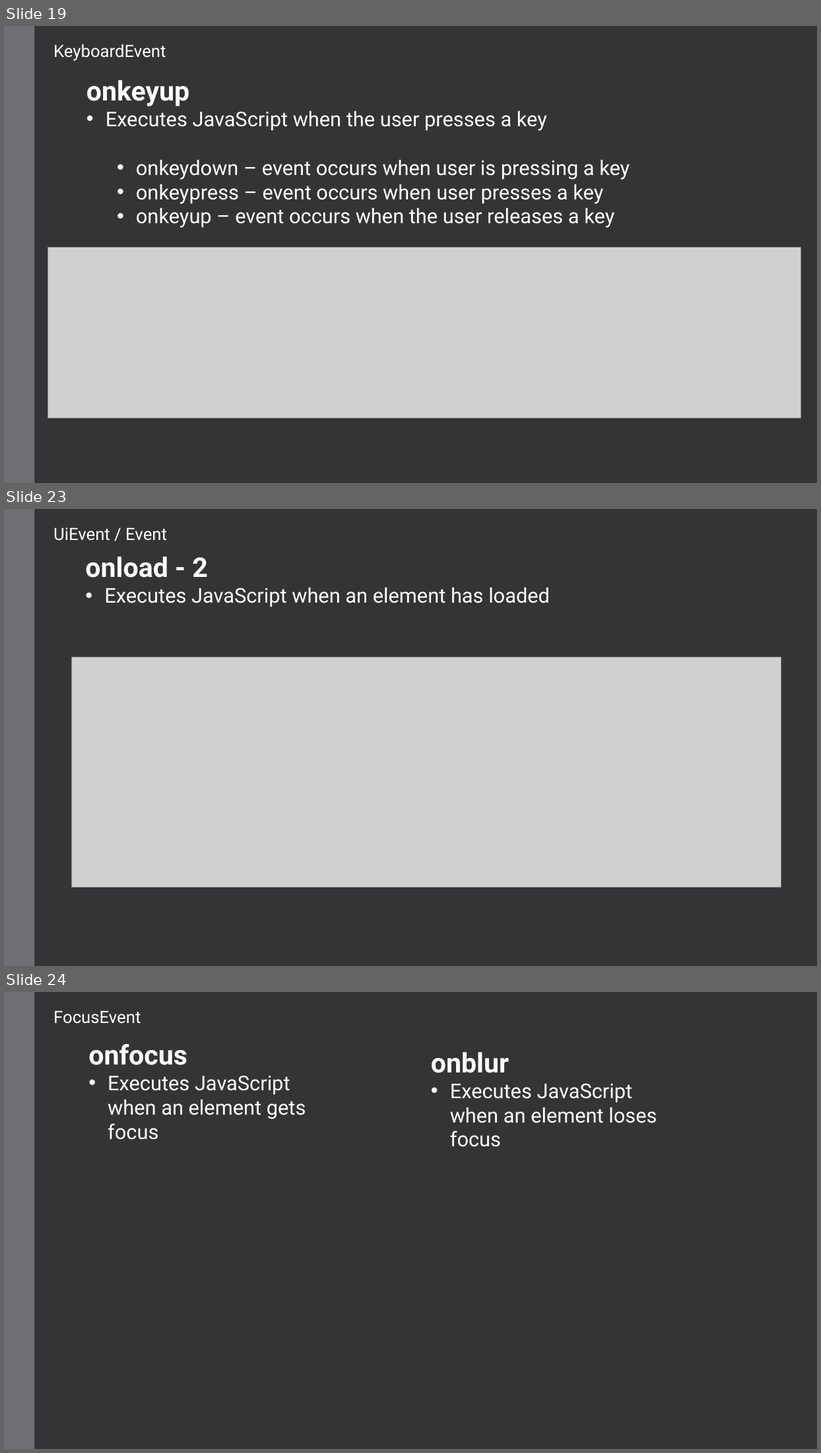
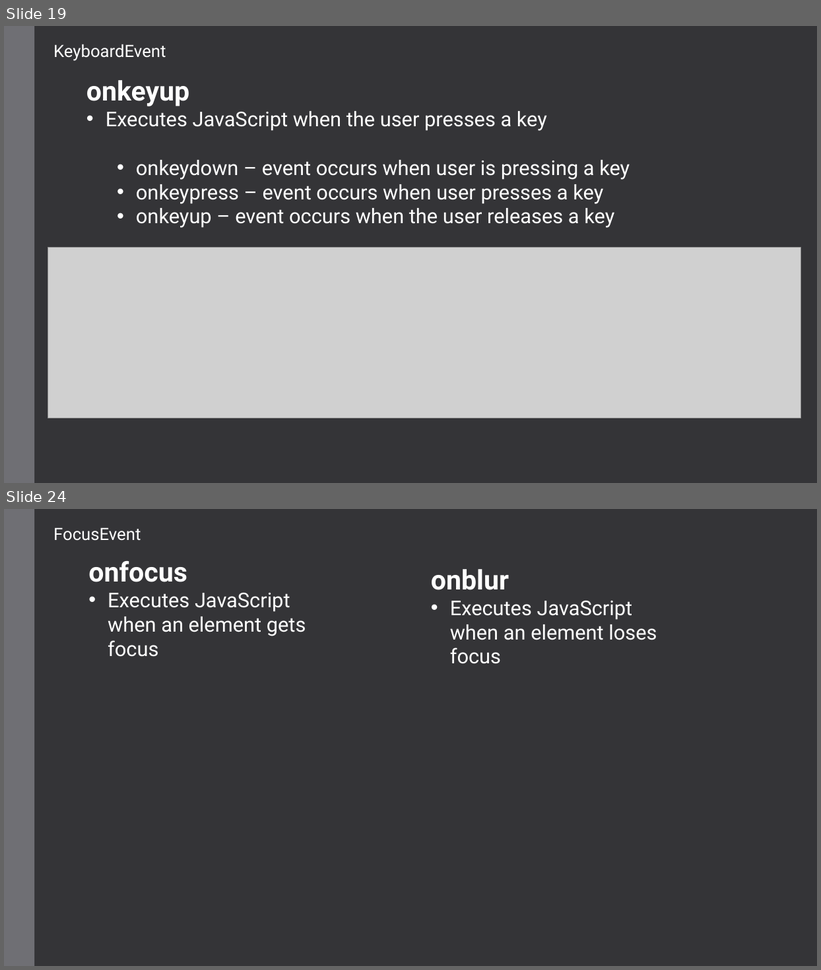
Before and after one commit to Cook-Amy/Cook-Amy.github.io, a slide deck: Teaching/jsEvents/JavaScript Events.pptx. Shown one above the other, each under a label of ours: slides 19, 23 and 24 before the commit, slides 19 and 24 after it; the slides between them are not shown. The pictures are 821x1453 and 821x970 pixels, drawn with LibreOffice and Linux fonts; fonts in the diff are those of the drawing; grey boxes stand for pictures. Boxes give left, top, right and bottom in pixels: in the first picture for what was removed or moved away, otherwise in the second. Text is boxed around its words. In the diff, an @@ line names an element or a change of style, - is before the commit and + after.

```diff
--- a/Teaching/jsEvents/JavaScript Events.pptx
+++ b/Teaching/jsEvents/JavaScript Events.pptx
@@ slide 23 removed at <box>4,509,817,966</box>, background #353537; not listed: 1 template element that a slide beside it also shows @@
@@ text removed at <box>54,527,167,541</box> @@
-UiEvent / Event
@@ text removed at <box>85,557,550,607</box> @@
-onload - 2
-• Executes JavaScript when an element has loaded
@@ picture removed at <box>72,657,781,888</box> @@
```
Also in this commit, not shown: 4 slides changed, 4 slides added, 3 other files.
